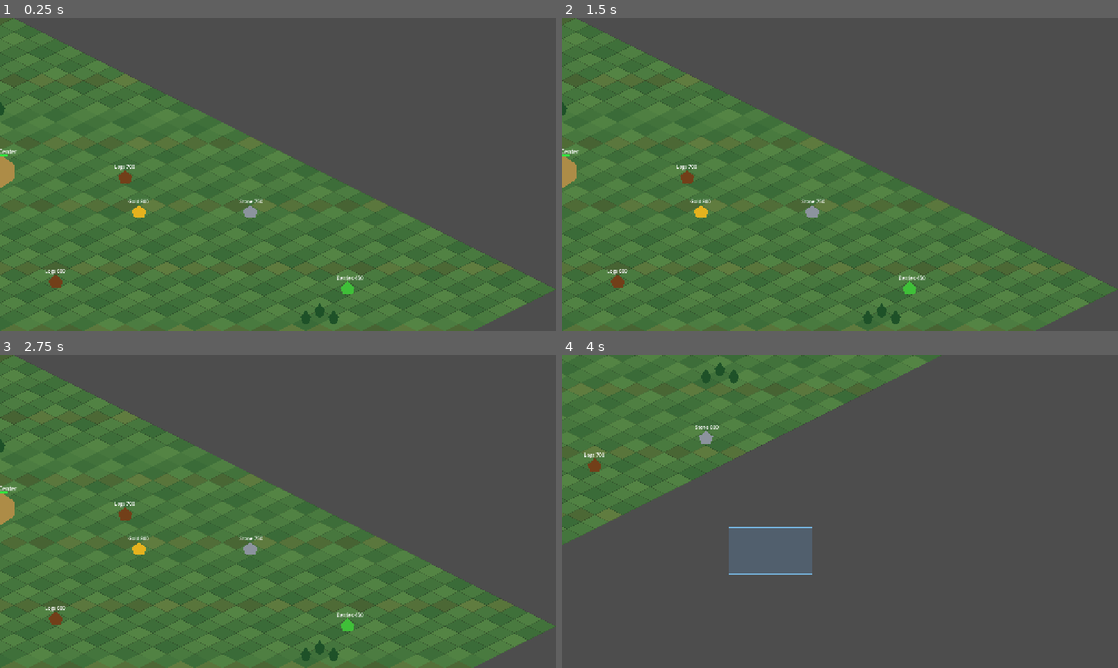
Above: before the commit, frames 1-4 (two rows, left to right).
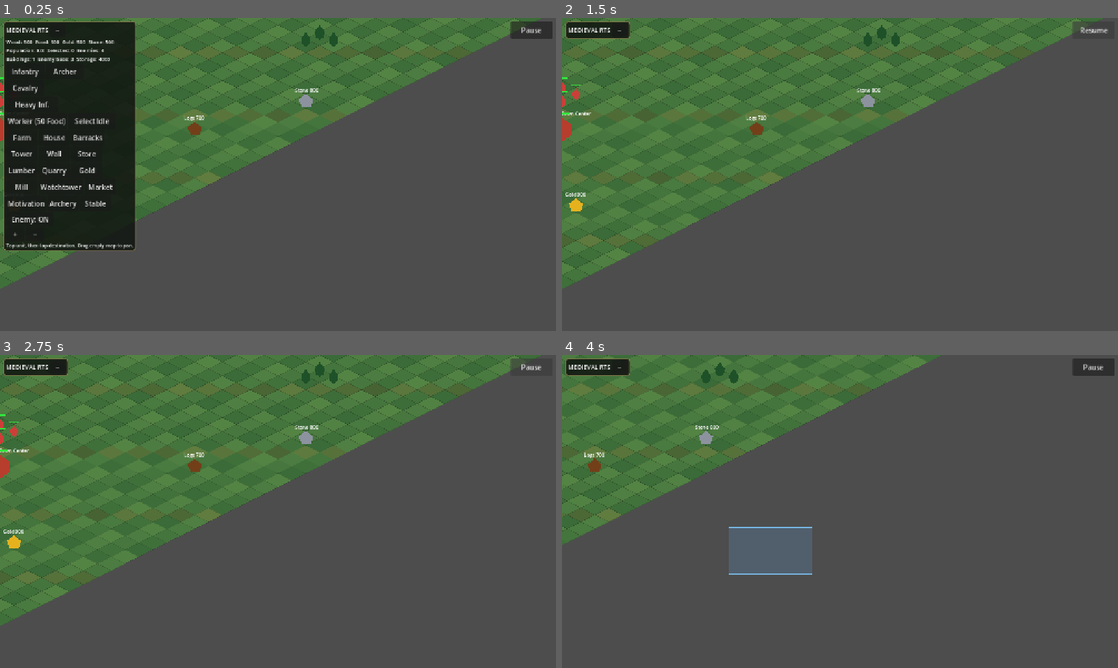
Above: after the commit, the same moments.

Repository: noub1234567-cmd/Medieval-RTS-Test
Game: Godot game, scene res://scenes/main.tscn
Two runs of this game, one before a commit and one after it. Both use one fixed random seed, a clock stepped at 60 frames per second and the inputs below.
Inputs (mouse positions are in pixels of both pictures, inside the frame that each line leads up to):
- Up to frame 1 (0.25 s): no input
- Up to frame 2 (1.5 s): click (617, 30) at 0.5 s, where only the run after the commit has a clickable "−"; click (1095, 30) at 1.25 s, where only the run after the commit has a clickable "Pause"
- Up to frame 3 (2.75 s): click (533, 367) at 2 s, where only the run after the commit has a clickable "Resume"
- Up to frame 4 (4 s): move the mouse to (962, 495) at 2.77 s; hold D 2.78-3.5 s; click (962, 495) at 2.92 s; drag from (728, 527) to (812, 574) at 3.52 s

The runs differ from the first frame. In frame 1, 71% of the frame differs, in the area x 0-100%, y 0-100%; in frame 2, 57%; in frame 3, 57%; in frame 4, 1.0%.
Error before the commit: Parse Error: Expected statement, found "else" instead. (res://scripts/unit.gd:483)

Commit message:
Fix ranged projectile branch structure

Diff:
--- a/scripts/unit.gd
+++ b/scripts/unit.gd
@@ -479,7 +479,7 @@
 					projectile.position=position+Vector2(0,-6)
 					var projectile_parent=get_parent()
 					if projectile_parent!=null:projectile_parent.add_child(projectile)
-				else:target.take_damage(attack_damage)
+					else:target.take_damage(attack_damage)
 				else:
 					target.take_damage(attack_damage)
 				attack_timer=attack_cooldown
